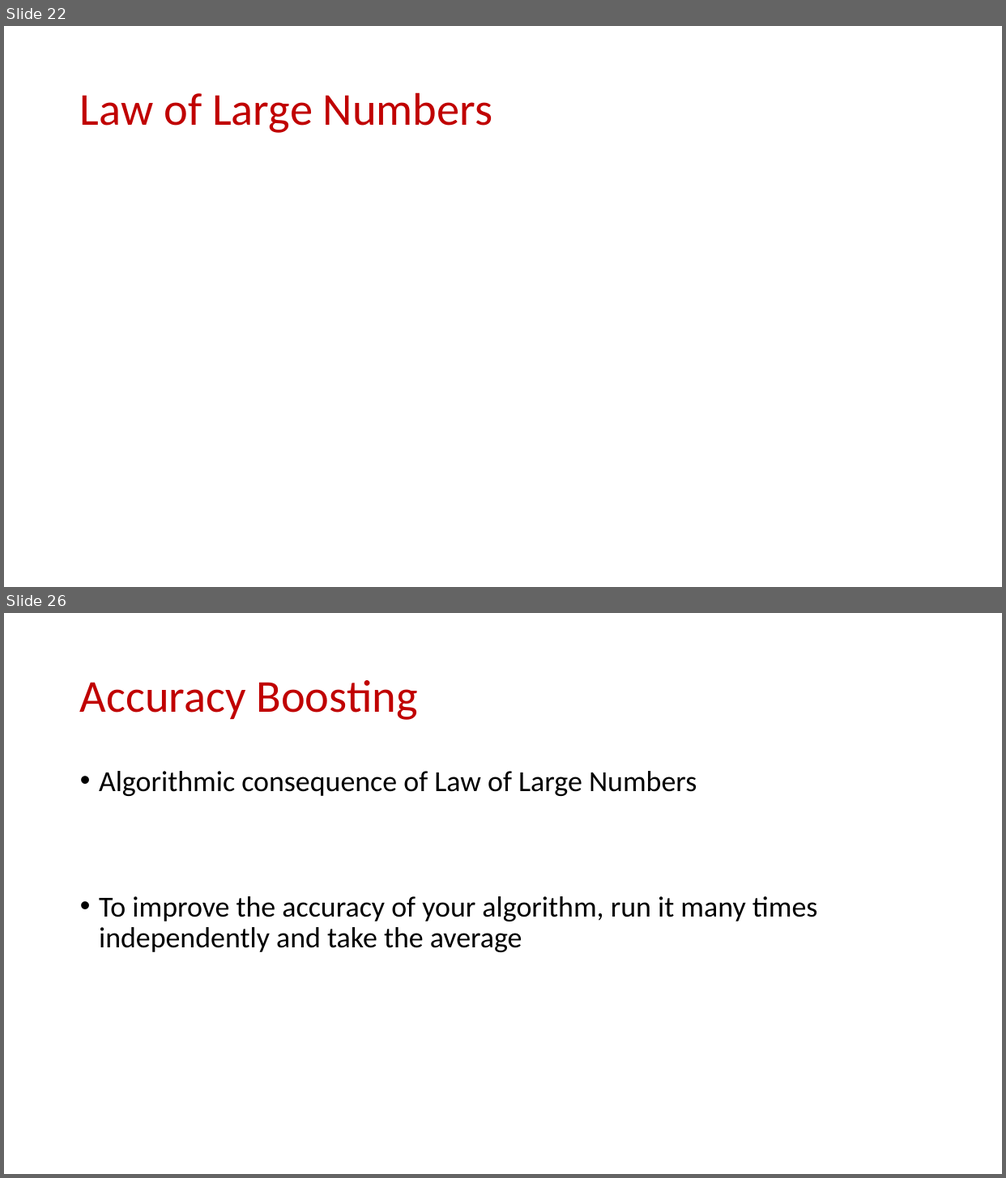
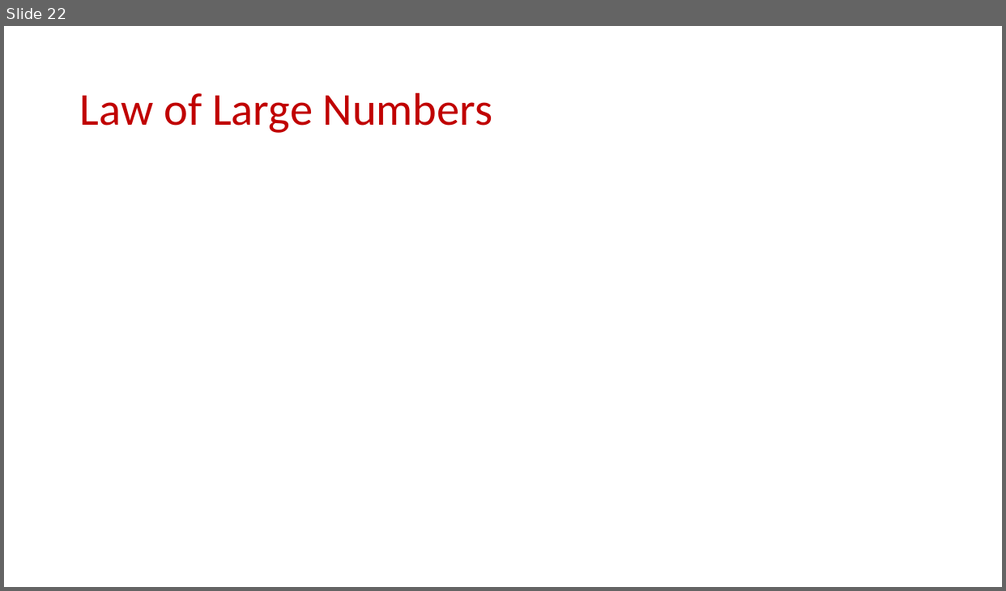
Before and after one commit to samsonzhou/samsonzhou.github.io, a slide deck: CSCE689-23/L4.pptx. Shown one above the other, each under a label of ours: slides 22 and 26 before the commit, slide 22 after it; the slides between them are not shown. The pictures are 1006x1178 and 1006x591 pixels, drawn with LibreOffice and Linux fonts; fonts in the diff are those of the drawing; grey boxes stand for pictures. Boxes give left, top, right and bottom in pixels: in the first picture for what was removed or moved away, otherwise in the second. Text is boxed around its words. In the diff, an @@ line names an element or a change of style, - is before the commit and + after.

```diff
--- a/CSCE689-23/L4.pptx
+++ b/CSCE689-23/L4.pptx
@@ slide 26 removed at [4, 613, 1002, 1174], background #FFFFFF @@
@@ title removed at [80, 680, 418, 720] @@
-Accuracy Boosting
@@ text removed at [99, 771, 818, 952] @@
-• Algorithmic consequence of Law of Large Numbers
-• To improve the accuracy of your algorithm, run it many times independently and take the average
```
Also in this commit, not shown: 27 other slides removed, 5 other files.
